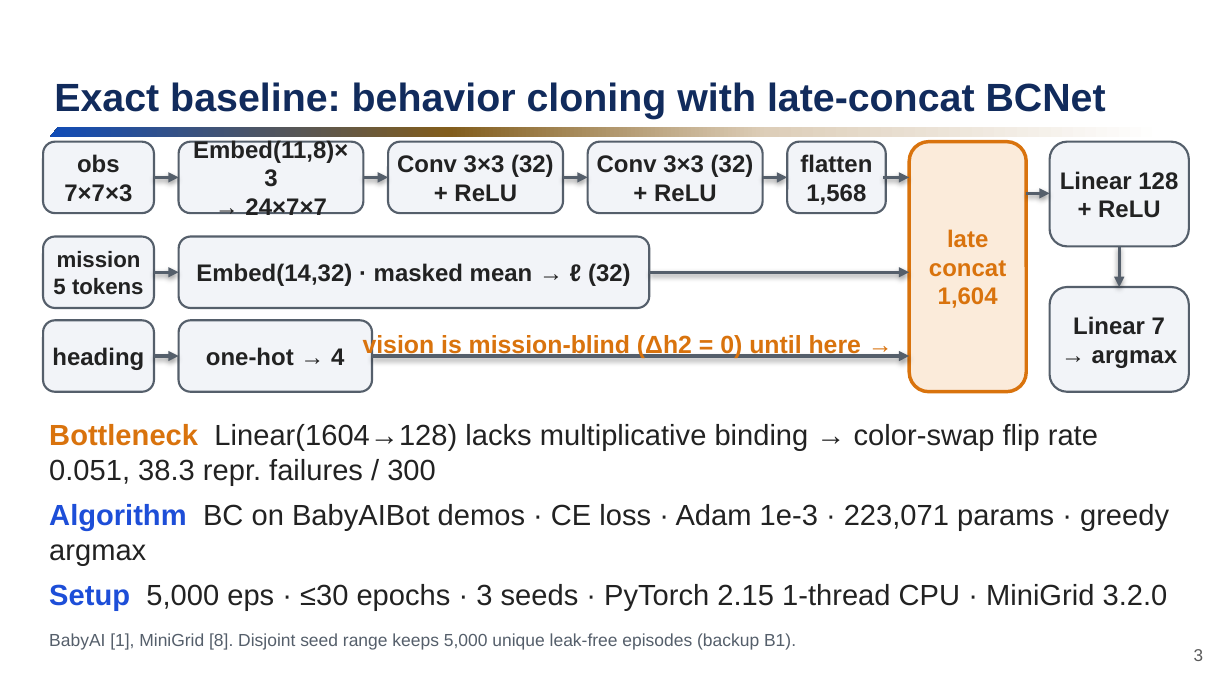
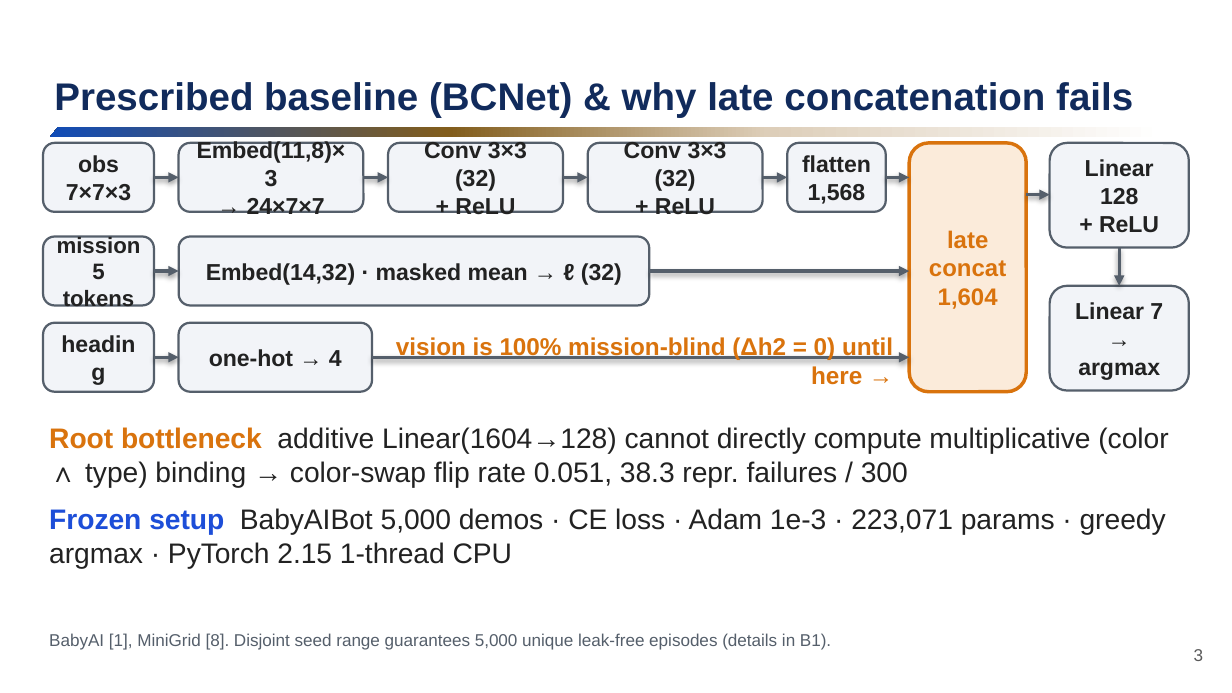
Before and after one commit to Oliver-ming/BabyAI_Exploration_with_Film, a slide deck: slide 3 of presentation/AIAA4220_Project3_Presentation.pptx. Drawn at 1232x693 pixels with LibreOffice and Linux fonts; fonts in the diff are those of the drawing; background and template pictures are left out. Boxes give left, top, right and bottom in pixels: in the first picture for what was removed or moved away, otherwise in the second. Text is boxed around its words. In the diff, an @@ line names an element or a change of style, - is before the commit and + after.

```diff
--- a/presentation/AIAA4220_Project3_Presentation.pptx
+++ b/presentation/AIAA4220_Project3_Presentation.pptx
@@ title at (54, 82, 1133, 118): text changed; size 23 to 22.5 pt @@
-Exact baseline: behavior cloning with late-concat BCNet
+Prescribed baseline (BCNet) & why late concatenation fails
@@ rounded rectangle "mission" at (43, 237, 154, 306): outline #555F6B 1.25 pt to #555F6B 1.3 pt @@
@@ size 14 to 13.5 pt; outline #555F6B 1.25 pt to #555F6B 1.3 pt in 10 elements at (1050, 143, 1189, 248), (1050, 286, 1189, 391), (179, 143, 363, 212), (388, 143, 563, 212), (588, 143, 763, 212), (179, 237, 649, 306), (43, 143, 154, 212), (787, 143, 886, 212), (179, 323, 372, 392), (43, 323, 154, 392) @@
@@ text at (396, 336, 893, 385): text changed; size 14.5 to 14.2 pt @@
-vision is mission-blind (Δh2 = 0) until here →
+vision is 100% mission-blind (Δh2 = 0) until here →
@@ text at (49, 427, 1168, 569): text changed; size 17 to 16.5 pt @@
-Bottleneck Linear(1604→128) lacks multiplicative binding → color-swap flip rate 0.051, 38.3 repr. failures / 300
-Algorithm BC on BabyAIBot demos · CE loss · Adam 1e-3 · 223,071 params · greedy argmax
-Setup 5,000 eps · ≤30 epochs · 3 seeds · PyTorch 2.15 1-thread CPU · MiniGrid 3.2.0
+Root bottleneck additive Linear(1604→128) cannot directly compute multiplicative (color ∧ type) binding → color-swap flip rate 0.051, 38.3 repr. failures / 300
+Frozen setup BabyAIBot 5,000 demos · CE loss · Adam 1e-3 · 223,071 params · greedy argmax · PyTorch 2.15 1-thread CPU
@@ text at (49, 633, 831, 650): text changed; size 10.2 to 10 pt @@
-BabyAI [1], MiniGrid [8]. Disjoint seed range keeps 5,000 unique leak-free episodes (backup B1).
+BabyAI [1], MiniGrid [8]. Disjoint seed range guarantees 5,000 unique leak-free episodes (details in B1).
```
Also in this commit, not shown: 16 other slides changed, 11 slides added, 5 slides removed, 43 other files.
